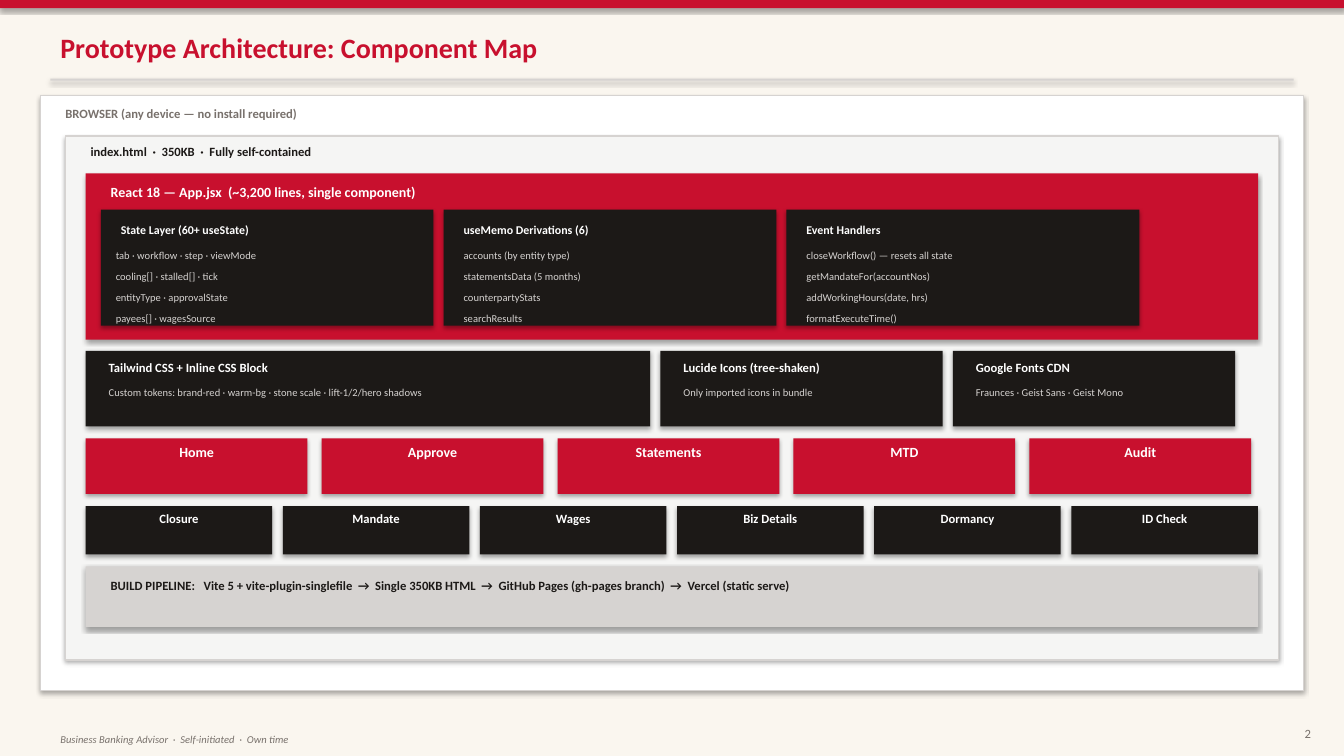
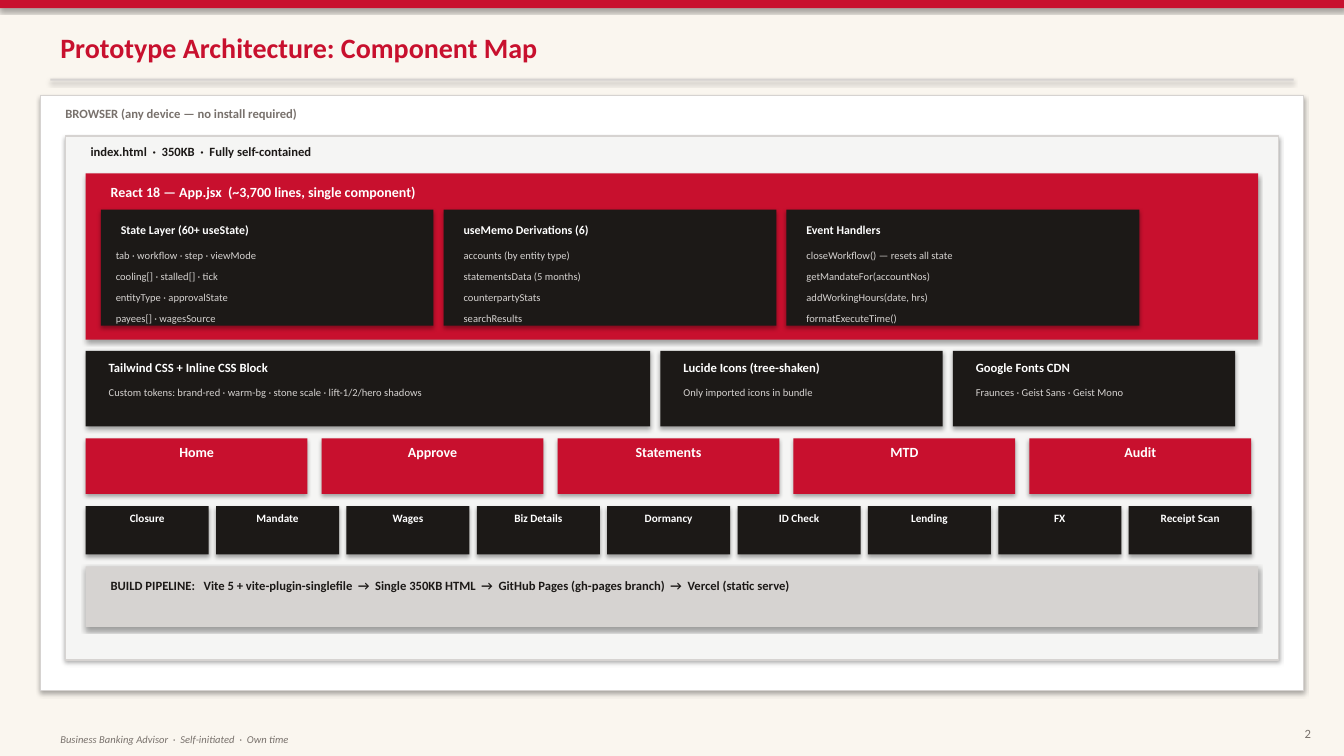
Before and after one commit to imscots-ui/santander, a slide deck: slide 2 of Santander_Architecture.pptx. Drawn at 1344x756 pixels with LibreOffice and Linux fonts; fonts in the diff are those of the drawing. Boxes give left, top, right and bottom in pixels: in the first picture for what was removed or moved away, otherwise in the second. Text is boxed around its words. In the diff, an @@ line names an element or a change of style, - is before the commit and + after.

```diff
--- a/Santander_Architecture.pptx
+++ b/Santander_Architecture.pptx
@@ text at (111,187,416,200): text changed @@
-React 18 — App.jsx (~3,200 lines, single component)
+React 18 — App.jsx (~3,700 lines, single component)
@@ rectangle: place and size @@
-rectangle at (86,506,272,555)
+rectangle at (86,506,209,555)
@@ text "Mandate": place and size @@
-text "Mandate" at (352,514,399,523)
+text "Mandate" at (256,514,298,522)
@@ rectangle: place and size @@
-rectangle at (283,506,470,555)
+rectangle at (216,506,339,555)
@@ text "Wages": place and size @@
-text "Wages" at (556,514,590,525)
+text "Wages" at (393,514,424,524)
@@ rectangle: place and size @@
-rectangle at (480,506,666,555)
+rectangle at (347,506,470,555)
@@ text "Biz Details": place and size @@
-text "Biz Details" at (743,514,797,523)
+text "Biz Details" at (514,514,562,522)
@@ rectangle: place and size @@
-rectangle at (677,506,863,555)
+rectangle at (477,506,600,555)
@@ text "Dormancy": place and size @@
-text "Dormancy" at (941,514,995,525)
+text "Dormancy" at (645,514,693,524)
@@ rectangle: place and size @@
-rectangle at (874,506,1061,555)
+rectangle at (607,506,730,555)
@@ size 9 to 8 pt in 6 elements at (130,514,165,522), (256,514,298,522), (393,514,424,524), (514,514,562,522), (645,514,693,524), (779,514,819,522) @@
@@ text "ID Check": place and size @@
-text "ID Check" at (1142,514,1187,523)
+text "ID Check" at (779,514,819,522)
@@ rectangle: place and size @@
-rectangle at (1071,506,1257,555)
+rectangle at (738,506,861,555)
@@ rectangle added at (868,506,991,555), fill #1C1917 @@
@@ rectangle added at (998,506,1121,555), fill #1C1917 @@
@@ rectangle added at (1128,506,1251,555), fill #1C1917 @@
@@ text added at (911,514,948,524), 8 pt, text #FFFFFF, bold @@
+Lending
@@ text added at (1054,514,1065,522), 8 pt, text #FFFFFF, bold @@
+FX
@@ text added at (1161,514,1220,524), 8 pt, text #FFFFFF, bold @@
+Receipt Scan
```
Also in this commit, not shown: 1 other slide changed, 7 other files.
